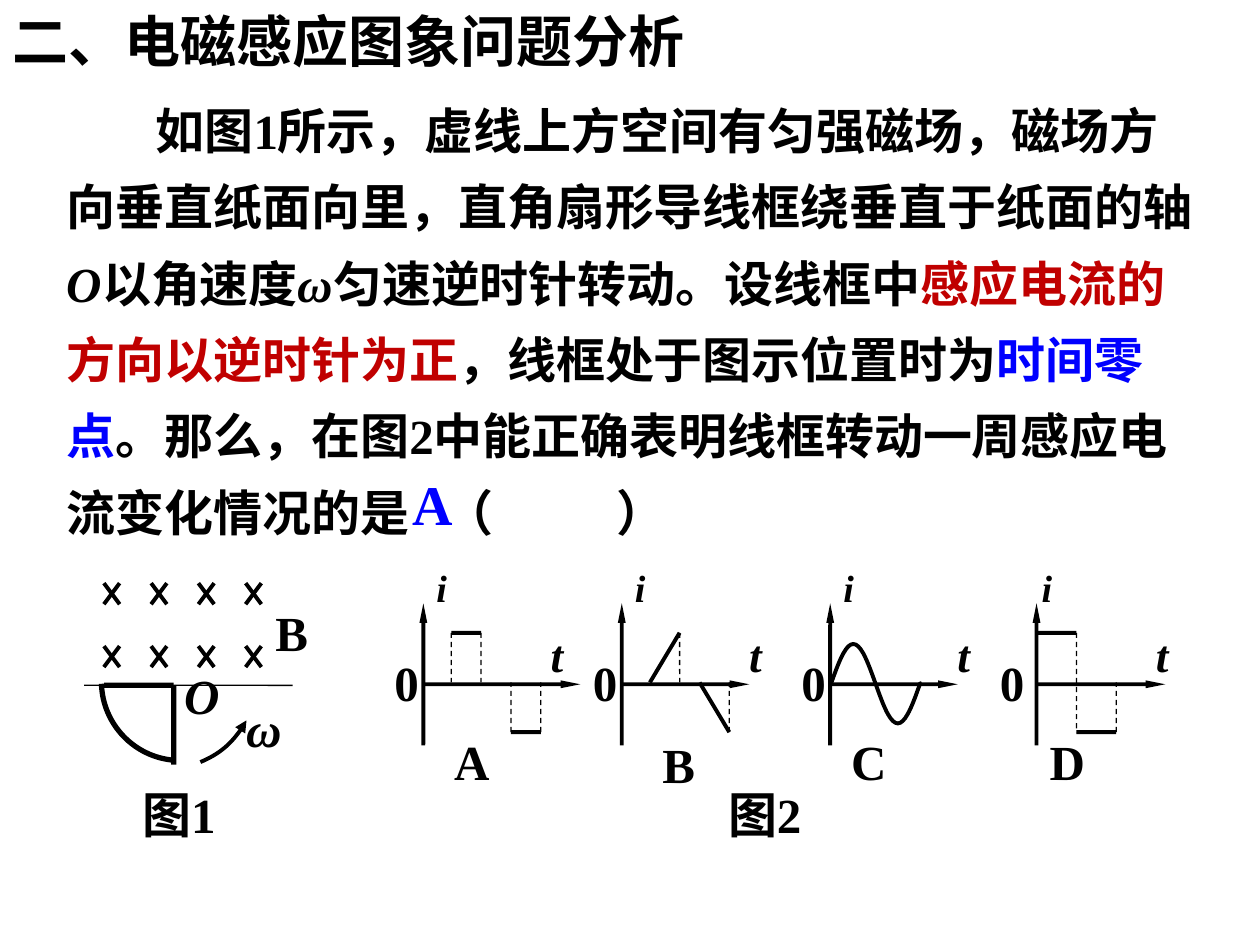
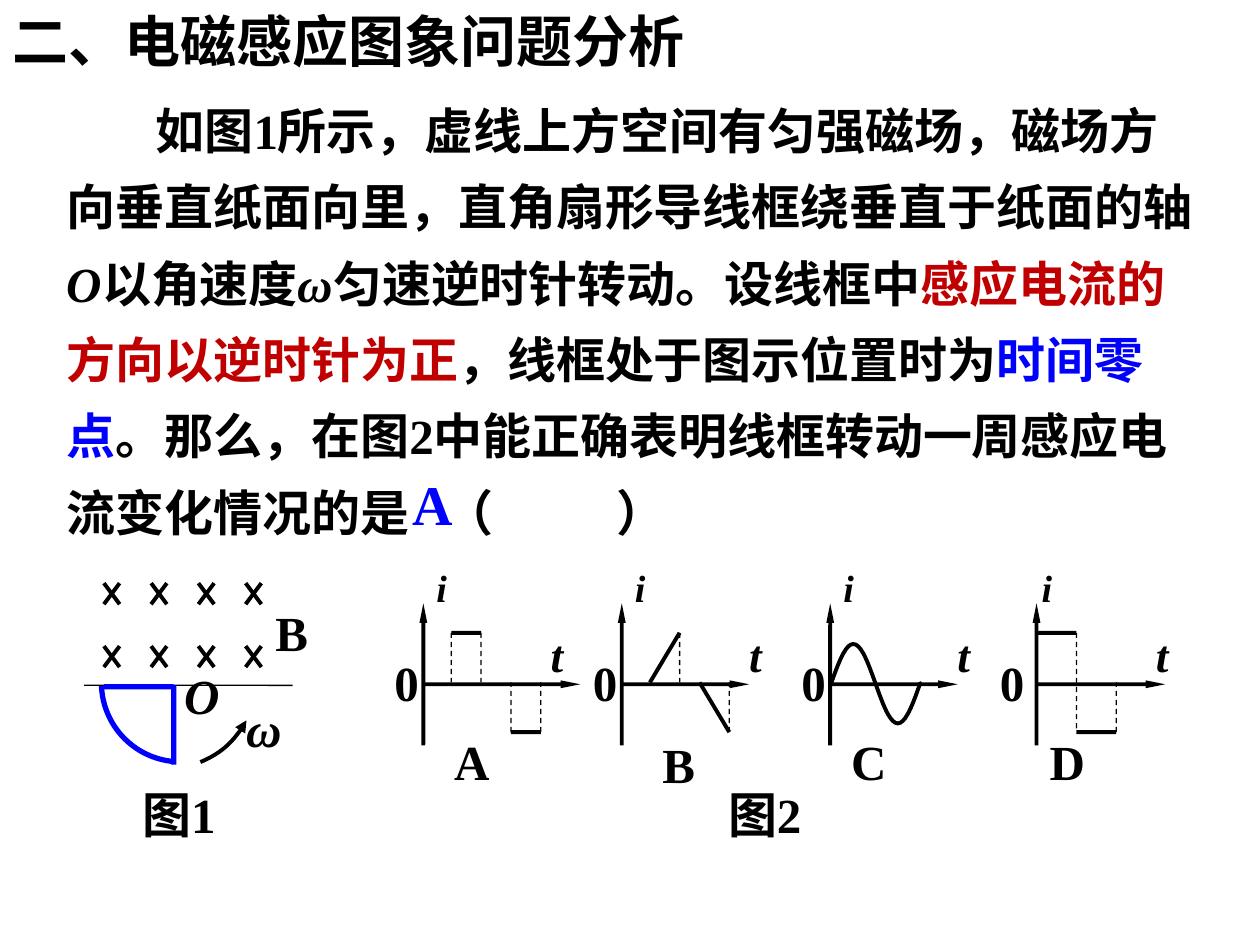
Before and after one commit to saddestboy/wuli2, a slide deck: slide 14 of 4.5A电磁感应问题的综合应用/习题课 电磁感应规律的综合应用.ppt (slide 13 before the commit). Drawn at 1260x945 pixels with LibreOffice and Linux fonts; fonts in the diff are those of the drawing. Boxes give left, top, right and bottom in pixels: in the first picture for what was removed or moved away, otherwise in the second. Text is boxed around its words. In the diff, an @@ line names an element or a change of style, - is before the commit and + after.

```diff
--- a/4.5A电磁感应问题的综合应用/习题课 电磁感应规律的综合应用.ppt
+++ b/4.5A电磁感应问题的综合应用/习题课 电磁感应规律的综合应用.ppt
@@ freeform shape at (102,683,181,762): outline #000000 3 pt to #0000FF 3 pt; outline redrawn @@
@@ line (105, 687) - (174, 687): stroke #000000 3 pt to #0000FF 3 pt @@
@@ line (174, 765) - (174, 685): stroke #000000 3 pt to #0000FF 3 pt @@
```
Also in this commit, not shown: 17 other slides changed, 6 slides added, 9 slides removed.
